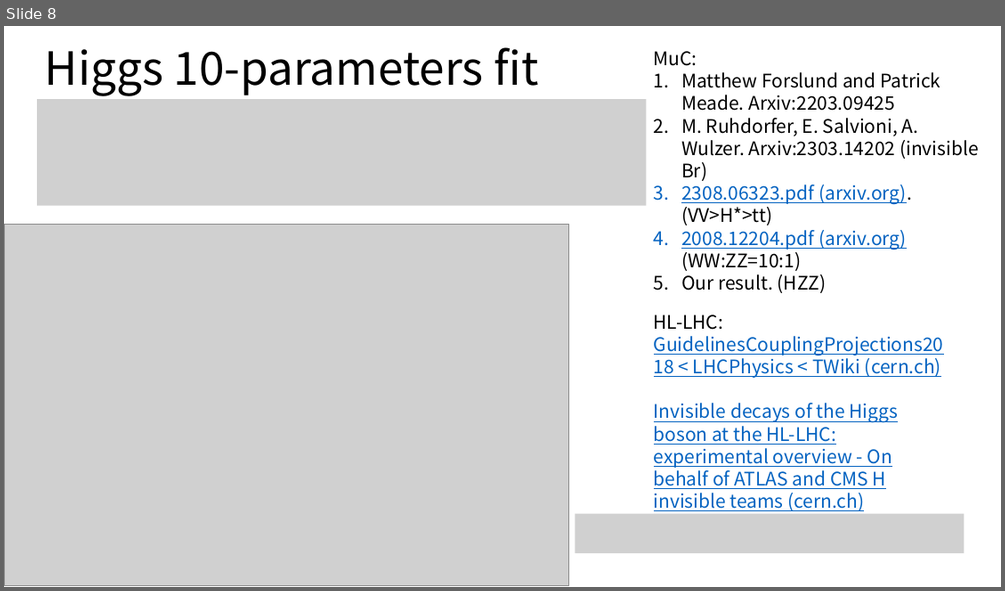
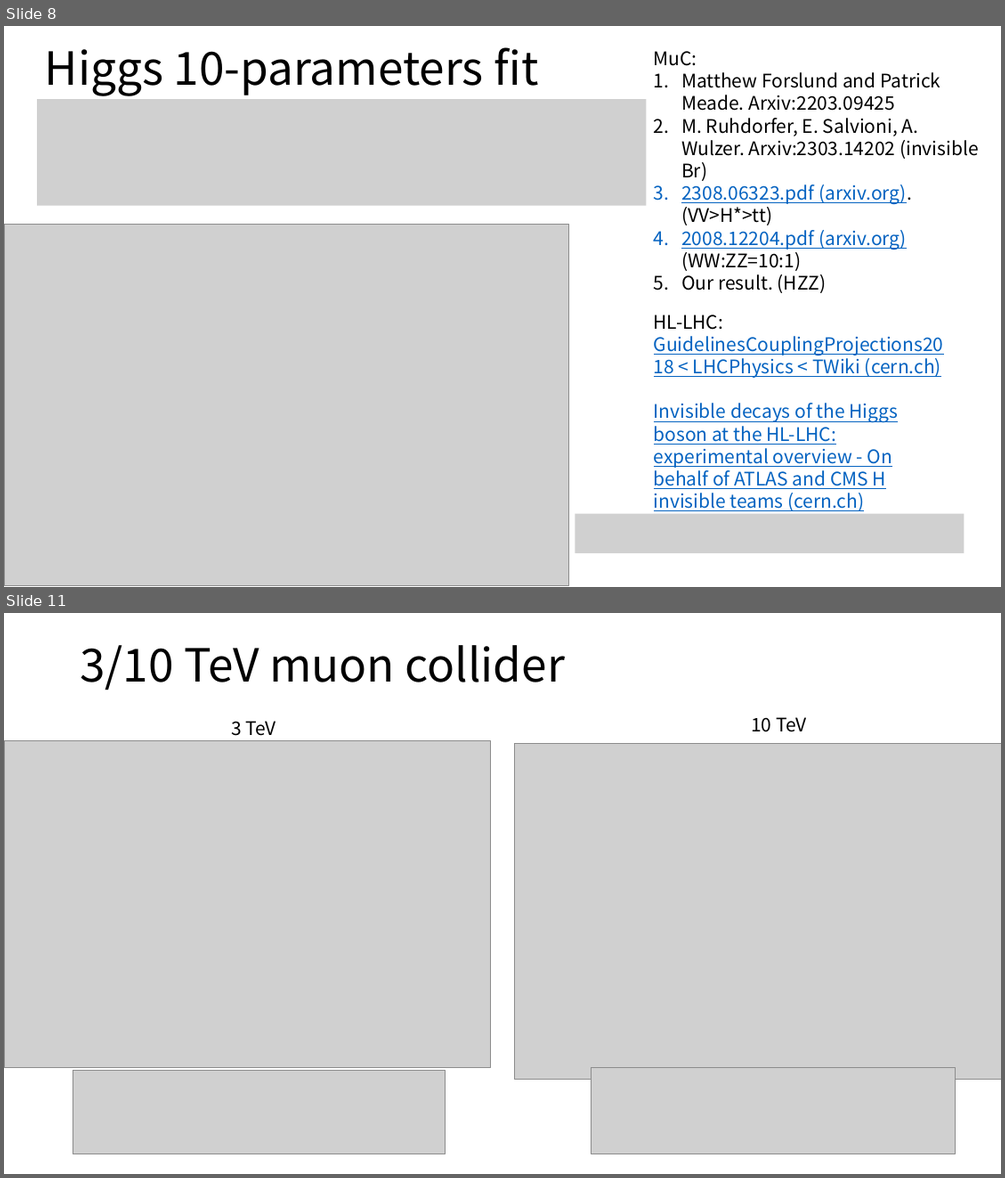
Before and after one commit to ZhenLiuPhys/MuCHiggsInclusive, a slide deck: Previous presentations/HZZ_coupling.pptx. Shown one above the other, each under a label of ours: slide 8 before the commit, slides 8 and 11 after it; the slides between them are not shown. The pictures are 1005x591 and 1005x1178 pixels, drawn with LibreOffice and Linux fonts; fonts in the diff are those of the drawing; grey boxes stand for pictures. Boxes give left, top, right and bottom in pixels: in the first picture for what was removed or moved away, otherwise in the second. Text is boxed around its words. In the diff, an @@ line names an element or a change of style, - is before the commit and + after.

```diff
--- a/Previous presentations/HZZ_coupling.pptx
+++ b/Previous presentations/HZZ_coupling.pptx
@@ slide 11 added at box(4, 613, 1001, 1174), background #FFFFFF @@
@@ title added at box(80, 645, 565, 690), 44 pt, text #000000 @@
+3/10 TeV muon collider
@@ text added at box(751, 717, 806, 732), 18 pt, text #000000 @@
+10 TeV
@@ picture added at box(4, 741, 490, 1068) @@
@@ text added at box(231, 721, 275, 736), 18 pt, text #000000 @@
+3 TeV
@@ picture added at box(515, 743, 1001, 1078) @@
@@ picture added at box(73, 1070, 445, 1153) @@
@@ picture added at box(591, 1068, 955, 1153) @@
```
Also in this commit, not shown: 9 other slides added, 1 other file.
